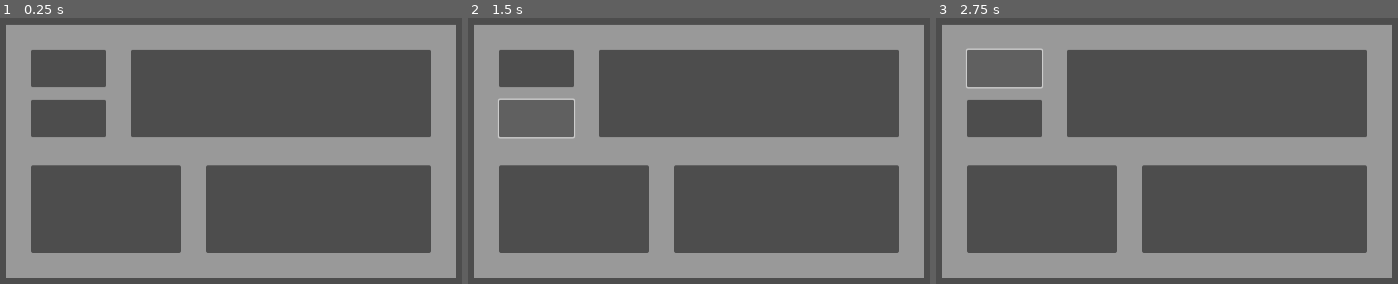
Above: before the commit, frames 1-3 (left to right).
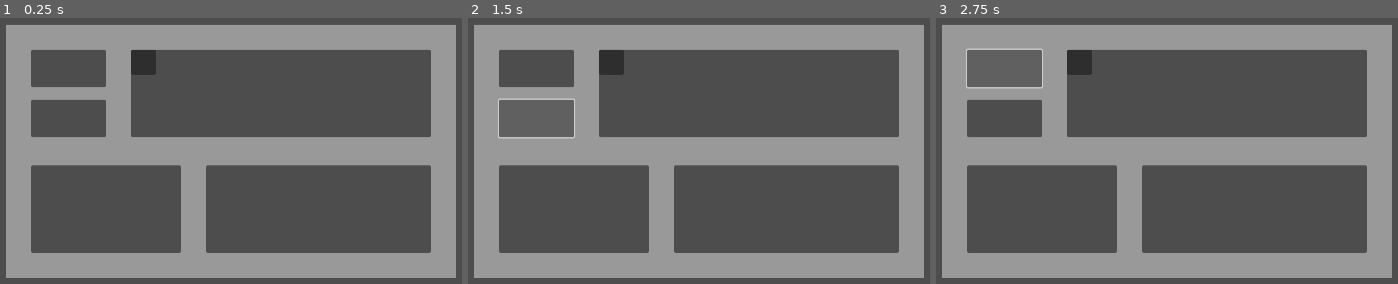
Above: after the commit, the same moments.

Repository: FiCeHo/Plink-go
Game: Godot game, scene res://shop_screen.tscn
Two runs of this game, one before a commit and one after it. Both use one fixed random seed, a clock stepped at 60 frames per second and the inputs below. This scene is started directly instead of the project's main scene.
Inputs (mouse positions are in pixels of both pictures, inside the frame that each line leads up to):
- Up to frame 1 (0.25 s): no input
- Up to frame 2 (1.5 s): click (537, 68) at 0.5 s; click (537, 119) at 1.25 s
- Up to frame 3 (2.75 s): click (1005, 68) at 2 s

The runs differ from the first frame. In frame 1, 0.5% of the frame differs, in the area x 28-34%, y 12-22%; in frame 2, 0.5%; in frame 3, 0.5%.

Commit message:
progress o algo no se

Diff:
--- /dev/null
+++ b/plink-go!/perk_card.tscn
@@ -0,0 +1,19 @@
+[gd_scene load_steps=2 format=3 uid="uid://cb6osd8rkjb4x"]
+
+[ext_resource type="Script" uid="uid://cru5k6t16b2oq" path="res://perks/perk_card.gd" id="1_wkbht"]
+
+[node name="PerkCard" type="Control"]
+layout_mode = 3
+anchors_preset = 15
+anchor_right = 1.0
+anchor_bottom = 1.0
+offset_right = -1248.0
+offset_bottom = -688.0
+grow_horizontal = 2
+grow_vertical = 2
+script = ExtResource("1_wkbht")
+
+[node name="TextureRect" type="TextureRect" parent="."]
+layout_mode = 0
+offset_right = 64.0
+offset_bottom = 64.0
--- /dev/null
+++ b/plink-go!/perks/perk_card.gd
@@ -0,0 +1,16 @@
+extends Control
+signal selected(perk_data: PerkData)
+
+@export var perk_data: PerkData
+
+func _ready():
+	if perk_data:
+		update_display()
+	connect("gui_input", _on_gui_input)
+
+func update_display():
+	$TextureRect.texture = perk_data.icon
+
+func _on_gui_input(event):
+	if event is InputEventMouseButton and event.pressed:
+		emit_signal("selected", perk_data)
--- /dev/null
+++ b/plink-go!/perks/perk_data.gd
@@ -0,0 +1,9 @@
+extends Resource
+class_name PerkData
+
+@export var id: String
+@export var name: String
+@export var description: String
+@export var icon: Texture
+@export var price: int = 0
+@export var rarity: String = "common"
--- a/plink-go!/shop_screen.tscn
+++ b/plink-go!/shop_screen.tscn
@@ -50,6 +50,11 @@
 
 [node name="PerkShop" type="HBoxContainer" parent="ShopPanel/PerkPanel/MarginContainer"]
 layout_mode = 2
+
+[node name="PerkDetail" type="Panel" parent="ShopPanel/PerkPanel"]
+layout_mode = 0
+offset_right = 40.0
+offset_bottom = 40.0
 
 [node name="BallPanel" type="Panel" parent="ShopPanel"]
 layout_mode = 1
@@ -107,6 +112,7 @@
 offset_bottom = 100.0
 
 [node name="Button2" type="Button" parent="ShopPanel"]
+layout_mode = 0
 offset_left = 40.0
 offset_top = 120.0
 offset_right = 160.0
Not shown, added: plink-go!/perks/perk_card.gd.uid
Not shown, added: plink-go!/perks/perk_data.gd.uid
